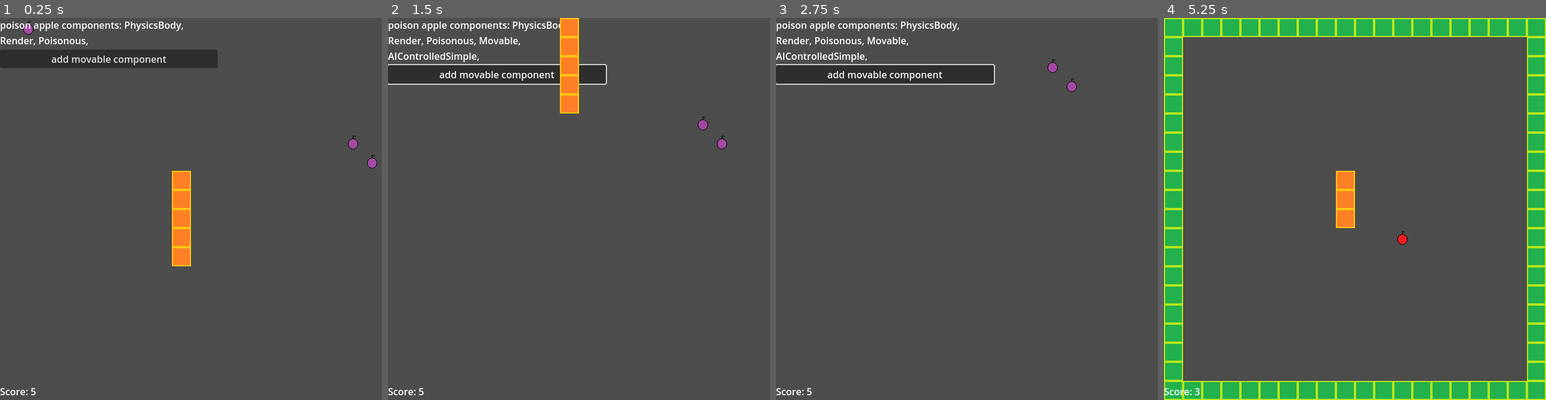
Above: before the commit, frames 1-4 (left to right).
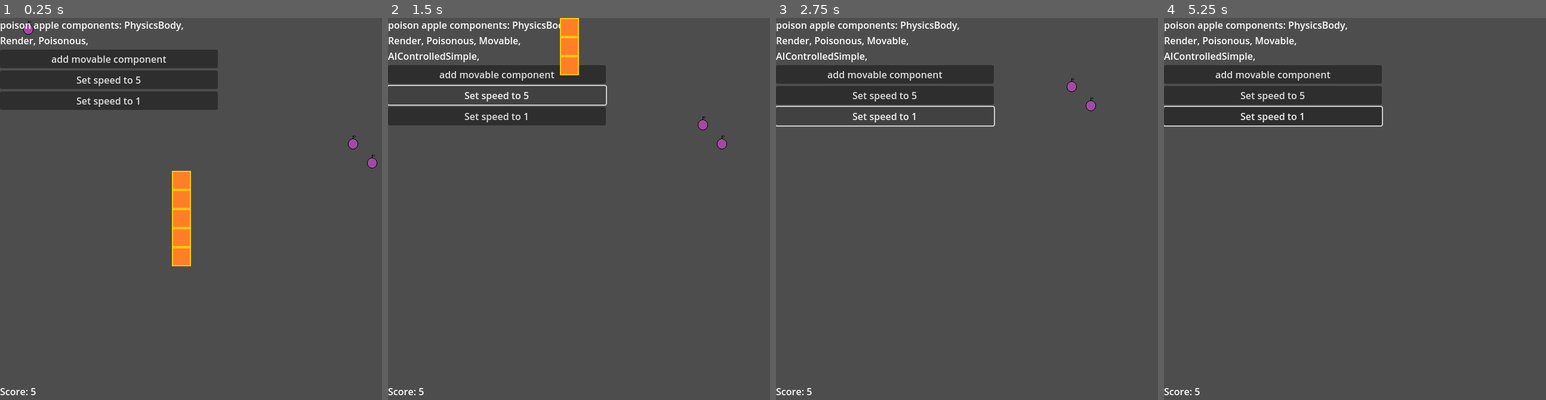
Above: after the commit, the same moments.

Repository: sethbabauta/snake-run
Game: Godot game, scene res://Scenes/demo.tscn
The game is run twice, just before and just after one commit, with the same random seed, the same clock (stepped at 60 frames per second) and the same inputs. This scene is started directly instead of the project's main scene.
Inputs (mouse positions are in pixels of both pictures, inside the frame that each line leads up to):
- Up to frame 1 (0.25 s): no input
- Up to frame 2 (1.5 s): click "add movable component" at 0.5 s; click (498, 94) at 1.25 s, where only the run after the commit has a clickable "Set speed to 5"
- Up to frame 3 (2.75 s): click (886, 117) at 2 s, where only the run after the commit has a clickable "Set speed to 1"
- Up to frame 4 (5.25 s): hold D (turn_right) 2.78-3.53 s; hold S (turn_down) 3.53-4.28 s; tap Enter at 4.25 s; hold D (turn_right) 4.28-5 s; click (1355, 212) at 5 s, where only the run before the commit has a clickable "Play Again"

The runs differ from the first frame. In frame 1, 5.5% of the frame differs, in the area x 0-58%, y 13-25%; in frame 2, 4.0%; in frame 3, 3.7%; in frame 4, 28%, in the area x 0-100%, y 0-100%.

Commit message:
adjust speed values

Diff:
--- a/Scenes/demo.tscn
+++ b/Scenes/demo.tscn
@@ -36,6 +36,14 @@
 layout_mode = 2
 text = "add movable component"
 
+[node name="Button2" type="Button" parent="VBoxContainer"]
+layout_mode = 2
+text = "Set speed to 5"
+
+[node name="Button3" type="Button" parent="VBoxContainer"]
+layout_mode = 2
+text = "Set speed to 1"
+
 [connection signal="SPEED_1" from="MoveTimer" to="Main" method="_on_move_timer_speed_1"]
 [connection signal="SPEED_2" from="MoveTimer" to="Main" method="_on_move_timer_speed_2"]
 [connection signal="SPEED_3" from="MoveTimer" to="Main" method="_on_move_timer_speed_3"]
@@ -44,3 +52,5 @@
 [connection signal="timeout" from="MoveTimer" to="." method="_on_move_timer_timeout"]
 [connection signal="timeout" from="MoveTimer" to="FollowCamera" method="_on_move_timer_timeout"]
 [connection signal="pressed" from="VBoxContainer/Button" to="." method="_on_button_pressed"]
+[connection signal="pressed" from="VBoxContainer/Button2" to="." method="_on_button_2_pressed"]
+[connection signal="pressed" from="VBoxContainer/Button3" to="." method="_on_button_3_pressed"]
--- a/Scripts/components.gd
+++ b/Scripts/components.gd
@@ -57,6 +57,8 @@
 			self._change_direction(event)
 		if event.id == "TryChangeDirection":
 			self._try_change_direction(event)
+		if event.id == "ChangeSpeed":
+			self._change_speed(event)
 
 		return event
 
@@ -66,10 +68,21 @@
 			self.direction = event.parameters.get("direction")
 
 
+	func _change_speed(event: Event) -> void:
+		var subscribe_list_name: String = "movable%d" % self.speed
+		self.game_object.factory_from.unsubscribe(self.game_object, subscribe_list_name)
+
+		var speed: int = event.parameters.get("speed")
+		if speed >= 1 and speed <= 5:
+			self.speed = speed
+
+		subscribe_list_name = "movable%d" % self.speed
+		self.game_object.factory_from.subscribe(self.game_object, subscribe_list_name)
+
+
 	func first_time_setup() -> void:
 		var subscribe_list_name: String = "movable%d" % self.speed
-		print(name, subscribe_list_name)
-		self.game_object.factory_from.subscribe(game_object, subscribe_list_name)
+		self.game_object.factory_from.subscribe(self.game_object, subscribe_list_name)
 
 
 	func _move_forward(event: Event) -> void:
--- a/Scripts/demo.gd
+++ b/Scripts/demo.gd
@@ -11,6 +11,7 @@
 const APPLE_AMOUNT = 3
 
 var poison_apples: Array = []
+var player: GameEngine.GameObject
 
 
 func _ready():
@@ -23,6 +24,7 @@
 		self.poison_apples.append(main_node.spawn_and_place_object("PoisonApple"))
 
 	self.update_label()
+	self.player = main_node.get_closest_player_controlled(self.poison_apples[0].physics_body.global_position)
 	self.GAME_START.emit()
 
 
@@ -44,9 +46,20 @@
 
 func _on_button_pressed():
 	for apple in self.poison_apples:
-		apple.add_component("Movable", { "speed": "1", "direction": "N", "priority": "99" })
-		apple.add_component("AIControlledSimple", { "priority": "101" })
+		if str(apple.physics_body) != "<Freed Object>":
+			apple.add_component("Movable", { "speed": "1", "direction": "N", "priority": "99" })
+			apple.add_component("AIControlledSimple", { "priority": "101" })
 
 
 func _on_move_timer_timeout() -> void:
 	self.update_label()
+
+
+func _on_button_2_pressed() -> void:
+	var new_event:= GameEngine.Event.new("ChangeSpeed", {"speed": 5})
+	self.player.fire_event(new_event)
+
+
+func _on_button_3_pressed() -> void:
+	var new_event:= GameEngine.Event.new("ChangeSpeed", {"speed": 1})
+	self.player.fire_event(new_event)
--- a/Scripts/move_timer.gd
+++ b/Scripts/move_timer.gd
@@ -1,10 +1,10 @@
 class_name MoveTimer extends Timer
 
-signal SPEED_5 # 0.05s
-signal SPEED_4 # 0.10s
-signal SPEED_3 # 0.15s
-signal SPEED_2 # 0.20s
-signal SPEED_1 # 0.25s
+signal SPEED_5
+signal SPEED_4
+signal SPEED_3
+signal SPEED_2
+signal SPEED_1
 
 var speed_trackers: Array = []
 
@@ -13,8 +13,8 @@
 	self.speed_trackers.append(SpeedTracker.new(0.05, 5))
 	self.speed_trackers.append(SpeedTracker.new(0.1, 4))
 	self.speed_trackers.append(SpeedTracker.new(0.15, 3))
-	self.speed_trackers.append(SpeedTracker.new(0.2, 2))
-	self.speed_trackers.append(SpeedTracker.new(0.25, 1))
+	self.speed_trackers.append(SpeedTracker.new(0.25, 2))
+	self.speed_trackers.append(SpeedTracker.new(0.35, 1))
 
 
 func get_speed_signal(speed_number: int) -> Signal:
@@ -38,7 +38,7 @@
 	for speed_tracker in self.speed_trackers:
 		should_emit = speed_tracker.increment_interval(self.wait_time)
 		if should_emit:
-			var speed_signal = get_speed_signal(speed_tracker.speed_number)
+			var speed_signal = self.get_speed_signal(speed_tracker.speed_number)
 			speed_signal.emit()
 
 
